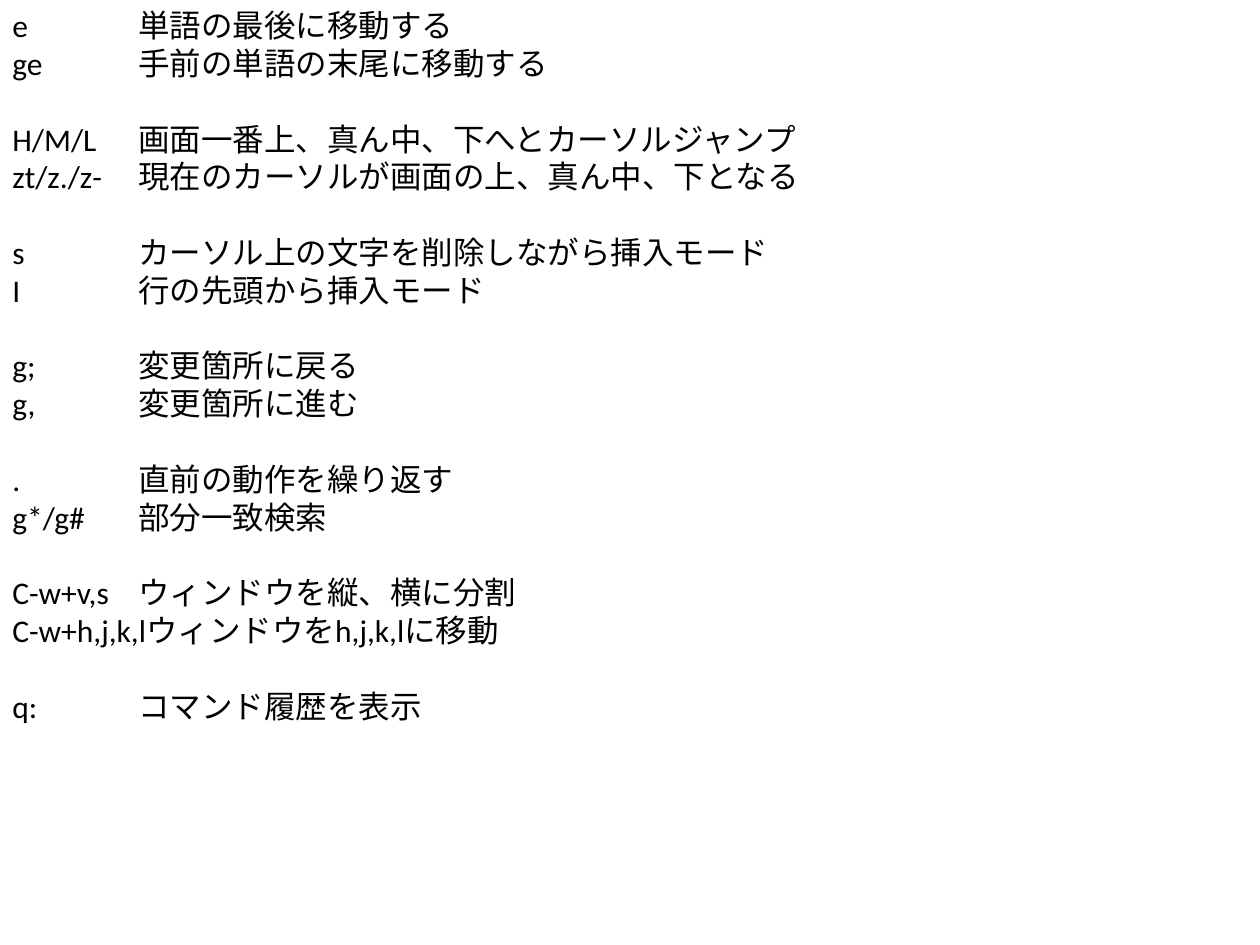
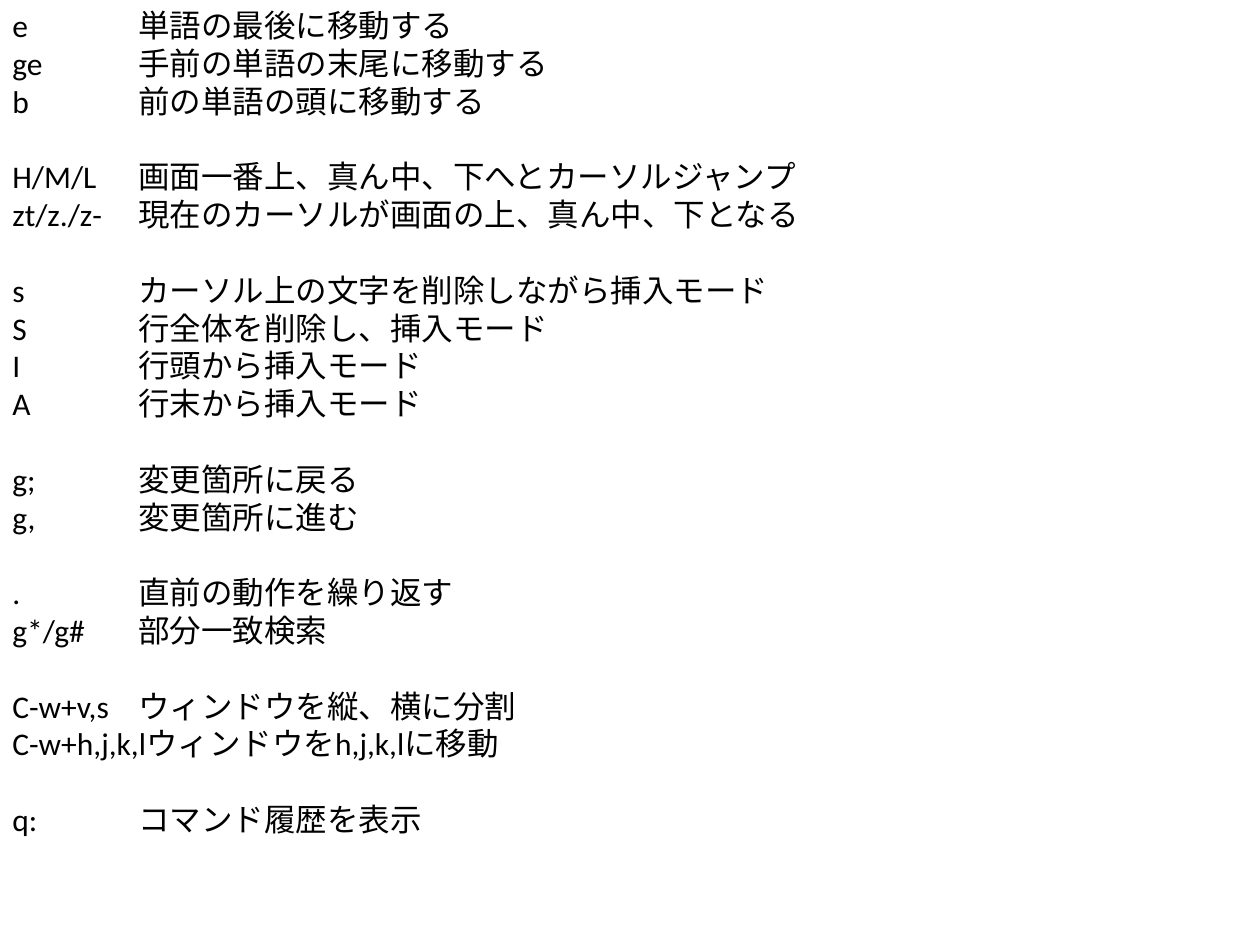
Before and after one commit to Halksel/vim, a slide deck: slide 1 of チートシート.pptx. Drawn at 1260x945 pixels with LibreOffice and Linux fonts; fonts in the diff are those of the drawing. Boxes give left, top, right and bottom in pixels: in the first picture for what was removed or moved away, otherwise in the second. Text is boxed around its words. In the diff, an @@ line names an element or a change of style, - is before the commit and + after.

```diff
--- a/チートシート.pptx
+++ b/チートシート.pptx
@@ text at bbox=[138, 86, 484, 116]: paragraph added @@
+b 前の単語の頭に移動する
@@ text at bbox=[138, 313, 548, 418]: text changed @@
-I 行の先頭から挿入モード
+S 行全体を削除し、挿入モード
+I 行頭から挿入モード
+A 行末から挿入モード
```
Also in this commit, not shown: 1 other file.
